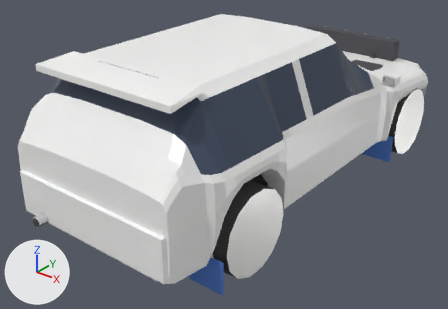
Before and after pictures for a commit that changed the glTF model models/martello.glb.
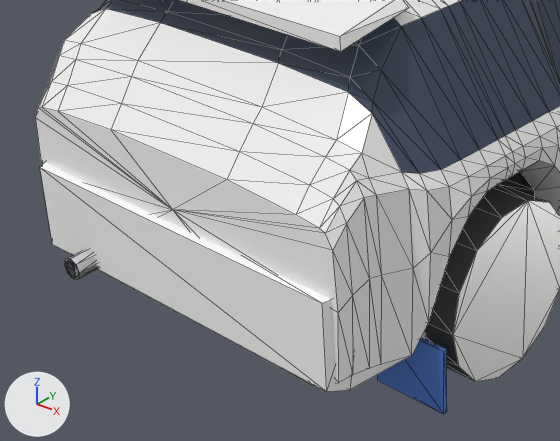
Each version appears first whole from a camera (50 mm lens) standing at (3.08, -4.31, 2.75) and looking at (-0.08, -0.36, 0.3), and next in a close-up on the part from 0% to 63% of the width and 29% to 100% of the height. The axes (+X, +Y, +Z) are drawn at lower left. The lights are the same throughout. The last two pictures show the newer version. The close-ups show mesh edges as thin lines. Where no turn or scale is listed for an object, it has been applied to the vertices. Vertices at exactly the same position are counted once.

In view in the first close-up: 'Body', 'Bumper_R', 'Exhaust', 'MudFlaps', 'Spoiler', 'Wheel_RR'.
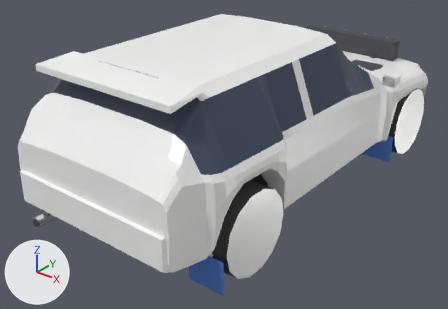
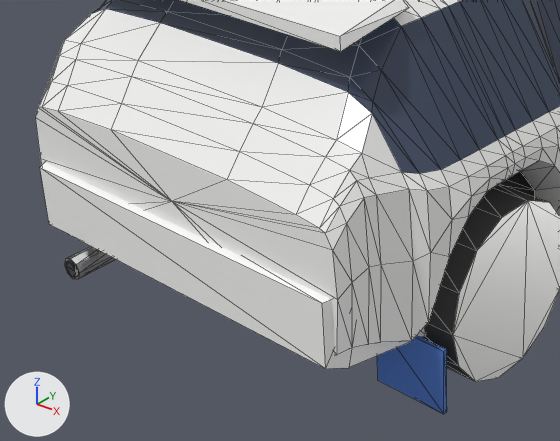
The change, as JSON lines over the scene's bpy script:
```json
{"block": "me_body", "where": "me_body.from_pydata(...)  # 834 vertices, 1656 faces; spans x -0.95..0.95, y -1.98..1.98, z -0.4..0.82"}
{"block": "me_body", "where": "# used by ob_body; location = (0.0, 0.0, 0.6)"}
{"block": "me_body", "where": "# before: 700 (0.72, -1.72, -0.4), 701 (0.86, -1.72, -0.33) at pixel (411, 355), 702 (0.87, -1.72, 0.02) at pixel (413, 268), 713 (-0.87, -1.72, 0.02), 714 (-0.86, -1.72, -0.33)"}
{"block": "me_body", "where": "# before: 715 (-0.72, -1.72, -0.4), 716 (0.68, -1.82, -0.4), 717 (0.81, -1.82, -0.33) at pixel (381, 364), 718 (0.82, -1.82, 0.02) at pixel (381, 275), 729 (-0.82, -1.82, 0.02)"}
{"block": "me_body", "where": "# before: 730 (-0.81, -1.82, -0.33), 731 (-0.68, -1.82, -0.4), 732 (0.67, -1.86, -0.4), 733 (0.79, -1.86, -0.33) at pixel (369, 368), 734 (0.8, -1.86, 0.02) at pixel (369, 278)"}
{"block": "me_body", "where": "# before: 745 (-0.8, -1.86, 0.02), 746 (-0.79, -1.86, -0.33), 747 (-0.67, -1.86, -0.4), 748 (0.65, -1.92, -0.4), 749 (0.77, -1.92, -0.33) at pixel (353, 374)"}
{"block": "me_body", "where": "# before: 750 (0.78, -1.92, -0.02) at pixel (352, 295), 761 (-0.78, -1.92, -0.02), 762 (-0.77, -1.92, -0.33), 763 (-0.65, -1.92, -0.4), 764 (0.64, -1.98, -0.4) at pixel (312, 385)"}
{"block": "me_body", "where": "# before: 765 (0.76, -1.98, -0.33) at pixel (338, 382), 766 (0.78, -1.98, -0.06) at pixel (338, 312), 777 (-0.78, -1.98, -0.06), 778 (-0.76, -1.98, -0.33), 779 (-0.64, -1.98, -0.4)"}
{"block": "me_body", "where": "# before: 781 (0.0, -1.98, 0.04) at pixel (172, 209)"}
{"block": "me_body", "change": "me_body part 1"}
{"op": "add", "block": "me_body", "code": "for i in [748, 749, *range(762, 766), 778, 779]: me_body.vertices[i].co += Vector((0.0, 0.0, 0.11))"}
{"op": "add", "block": "me_body", "code": "for i in [718, 729, 734, 745]: me_body.vertices[i].co += Vector((0.0, 0.0, 0.04))"}
{"op": "add", "block": "me_body", "code": "for i in [750, 761, 766, 777]: me_body.vertices[i].co += Vector((0.0, 0.0, 0.05))"}
{"op": "add", "block": "me_body", "code": "for i in [700, 701, 714, 715]: me_body.vertices[i].co += Vector((0.0, 0.0, 0.06))"}
{"op": "add", "block": "me_body", "code": "for i in [716, 717, 730, 731]: me_body.vertices[i].co += Vector((0.0, 0.0, 0.09))"}
{"op": "add", "block": "me_body", "code": "for i in [732, 733, 746, 747]: me_body.vertices[i].co += Vector((0.0, 0.0, 0.1))"}
{"op": "add", "block": "me_body", "code": "for i in [702, 713, 781]: me_body.vertices[i].co += Vector((0.0, 0.0, 0.03))"}
{"block": "me_bumper_r", "where": "# used by ob_bumper_r; location = (0.0, -1.83, 0.36)"}
{"block": "me_bumper_r", "where": "# before: 2 (-0.74, -0.18, -0.12) at pixel (52, 244), 5 (-0.76, -0.1, -0.15), 8 (0.74, -0.18, -0.12) at pixel (326, 391), 11 (0.76, -0.1, -0.15) at pixel (349, 389)"}
{"op": "remove", "block": "me_bumper_r", "code": "me_bumper_r.from_pydata(...)  # 12 vertices, 20 faces; spans x -0.82..0.82, y -0.18..0.23, z -0.15..0.24"}
{"op": "add", "block": "me_bumper_r", "code": "me_bumper_r.from_pydata(...)  # 12 vertices, 20 faces; spans x -0.82..0.82, y -0.18..0.23, z -0.09..0.24"}
{"block": "me_bumper_r", "change": "me_bumper_r part 2"}
{"op": "add", "block": "me_bumper_r", "code": "for i in [2, 5, 8, 11]: me_bumper_r.vertices[i].co += Vector((0.0, 0.0, 0.09))"}
{"op": "set", "path": "me_bumper_r.vertices[0].co", "old": "(-0.82, 0.23, -0.14)", "new": "(-0.82, 0.23, -0.09)"}
{"op": "set", "path": "me_bumper_r.vertices[6].co", "old": "(0.82, 0.23, -0.14)", "new": "(0.82, 0.23, -0.09)", "note": "not seen -> pixel (426, 335)"}
```

What differs and where, as boxes [x1, y1, x2, y2] in the close-ups (560 x 441 px; the box of a moved part takes in the faces that stretch with it):
```json
{"object": "Body", "change": "reshaped", "before": [35, 0, 560, 386], "after": [35, 0, 560, 355]}
{"object": "Bumper_R", "change": "reshaped", "before": [40, 163, 426, 392], "after": [40, 163, 425, 369], "on screen": "10% shorter"}
{"part": 1, "of": "me_body", "change": "moved or reshaped", "before": [35, 107, 431, 386], "after": [35, 107, 431, 355]}
{"part": 2, "of": "me_bumper_r", "change": "moved or reshaped", "before": [40, 167, 426, 392], "after": [40, 167, 425, 369]}
```
